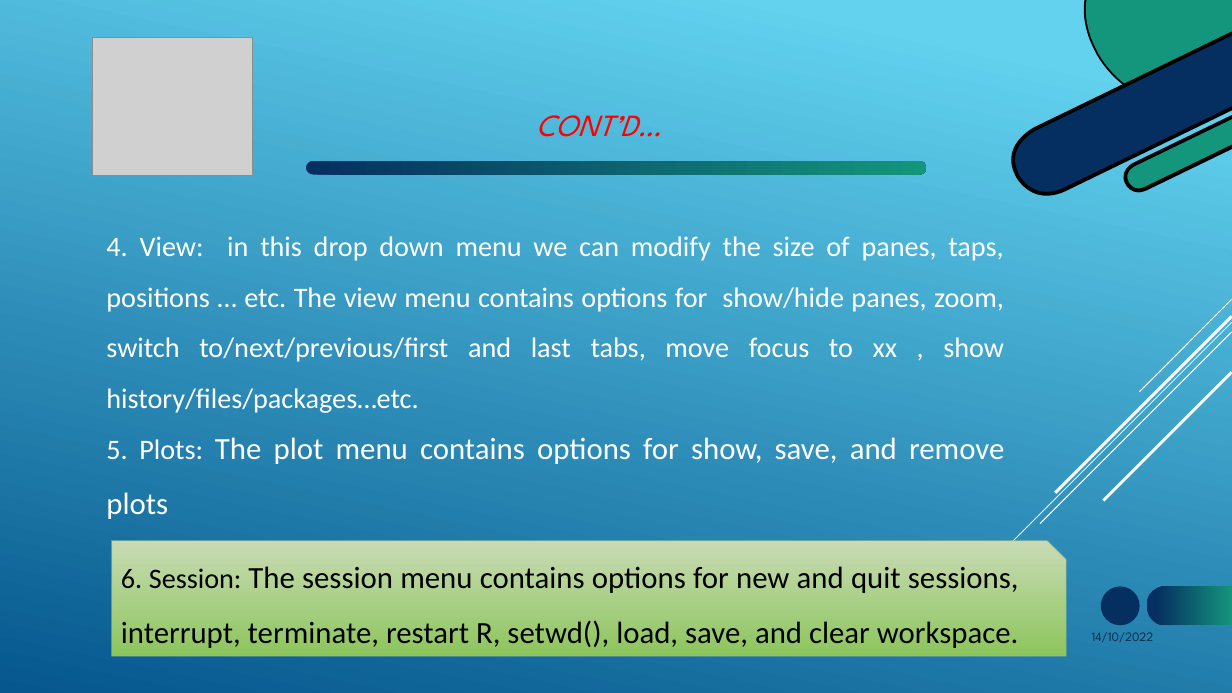
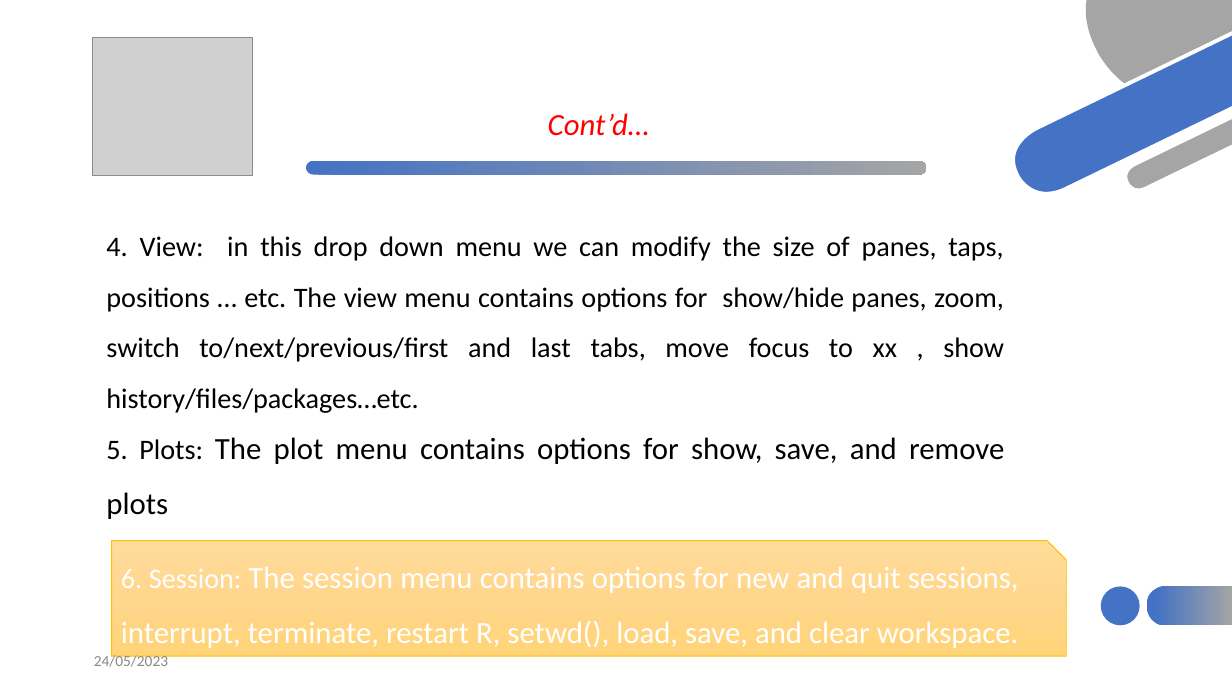
Before and after one commit to HaymanotB/himsite, a slide deck: slide 8 of lecture/RStudio_material.pptx. Drawn at 1232x693 pixels with LibreOffice and Linux fonts; fonts in the diff are those of the drawing; grey boxes stand for pictures. Boxes give left, top, right and bottom in pixels: in the first picture for what was removed or moved away, otherwise in the second. Text is boxed around its words. In the diff, an @@ line names an element or a change of style, - is before the commit and + after.

```diff
--- a/lecture/RStudio_material.pptx
+++ b/lecture/RStudio_material.pptx
@@ background gradient #62D2EF to #05578D to #FFFFFF @@
@@ freeform shape at [1085,0,1232,84]: fill #14967C to #A5A5A5 @@
@@ fill #000000 to #FFFFFF in 3 elements at [1083,0,1231,101], [1123,114,1232,192], [1011,30,1232,196] @@
@@ freeform shape at [1013,32,1232,193]: fill #052F61 to #4472C4 @@
@@ title at [548,113,649,136]: text changed; font League Spartan to Calibri @@
-CONT’D…
+Cont’d…
@@ freeform shape at [1125,116,1232,190]: fill #14967C to #A5A5A5 @@
@@ freeform shape at [305,160,927,176]: fill gradient #052F61 to #14967C to gradient #4472C4 to #A5A5A5 @@
@@ text "4. View: in this drop ..." at [106,236,1004,413]: text colour #FFFFFF to #000000 @@
@@ group removed at [931,299,1232,624]: 5 lines @@
@@ text "5. Plots: The plot menu ..." at [106,437,1004,519]: text colour #FFFFFF to #000000 @@
@@ text "6. Session: The session menu ..." at [121,566,1019,648]: text colour #000000 to #FFFFFF @@
@@ snip rect at [112,541,1067,656]: fill gradient #C9DBB5 to #8DC55D to gradient #FFDC9B to #FFD68D to #FFD478; outline #A2BB87 0.75 pt to #FFC000 0.75 pt @@
@@ ellipse at [1101,587,1140,626]: fill #052F61 to #4472C4 @@
@@ freeform shape at [1146,585,1232,627]: fill gradient #052F61 to #14967C to gradient #4472C4 to #A5A5A5 @@
@@ text added at [94,653,168,667], 12 pt, text #888888 @@
+24/05/2023
@@ text removed at [1092,632,1154,642] @@
-14/10/2022
```
Also in this commit, not shown: 30 other slides changed, 1 slide added, 4 other files.
